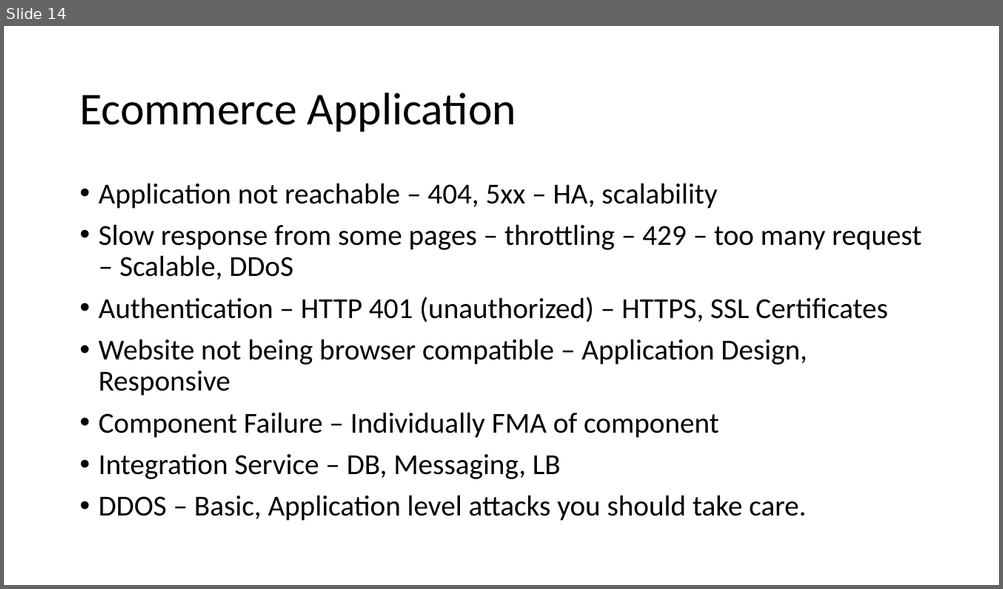
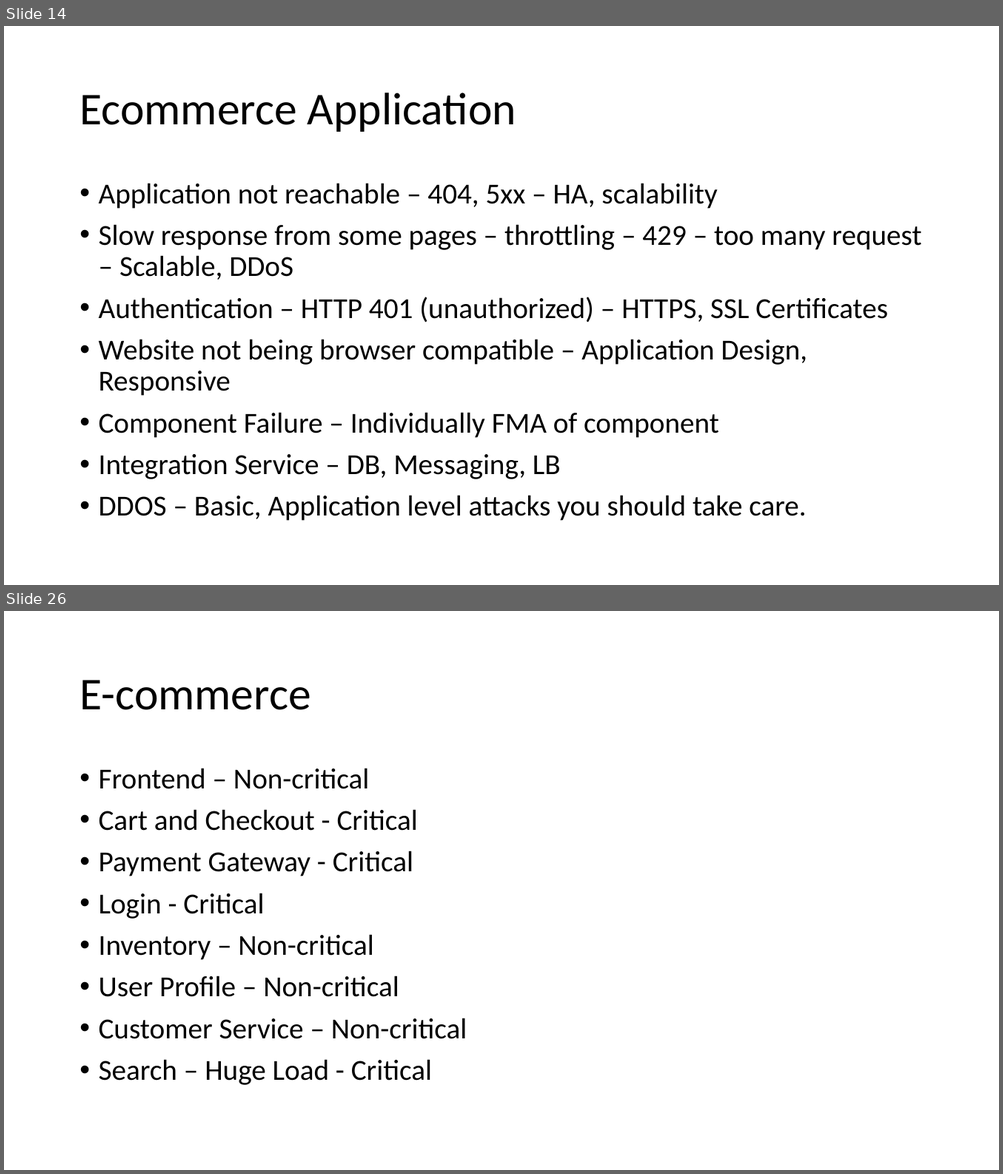
Before and after one commit to mgovind83/15July-AZ305, a slide deck: Business Continuity and Resiliency.pptx. Shown one above the other, each under a label of ours: slide 14 before the commit, slides 14 and 26 after it; the slides between them are not shown. The pictures are 1003x589 and 1003x1174 pixels, drawn with LibreOffice and Linux fonts; fonts in the diff are those of the drawing. Boxes give left, top, right and bottom in pixels: in the first picture for what was removed or moved away, otherwise in the second. Text is boxed around its words. In the diff, an @@ line names an element or a change of style, - is before the commit and + after.

```diff
--- a/Business Continuity and Resiliency.pptx
+++ b/Business Continuity and Resiliency.pptx
@@ slide 26 added at box(4, 611, 999, 1170), background #FFFFFF @@
@@ title added at box(79, 680, 310, 710), 44 pt, text #000000 @@
+E-commerce
@@ text added at box(99, 768, 466, 1085), 28 pt, text #000000 @@
+• Frontend – Non-critical
+• Cart and Checkout - Critical
+• Payment Gateway - Critical
+• Login - Critical
+• Inventory – Non-critical
+• User Profile – Non-critical
+• Customer Service – Non-critical
+• Search – Huge Load - Critical
```
Also in this commit, not shown: 14 other slides added.
